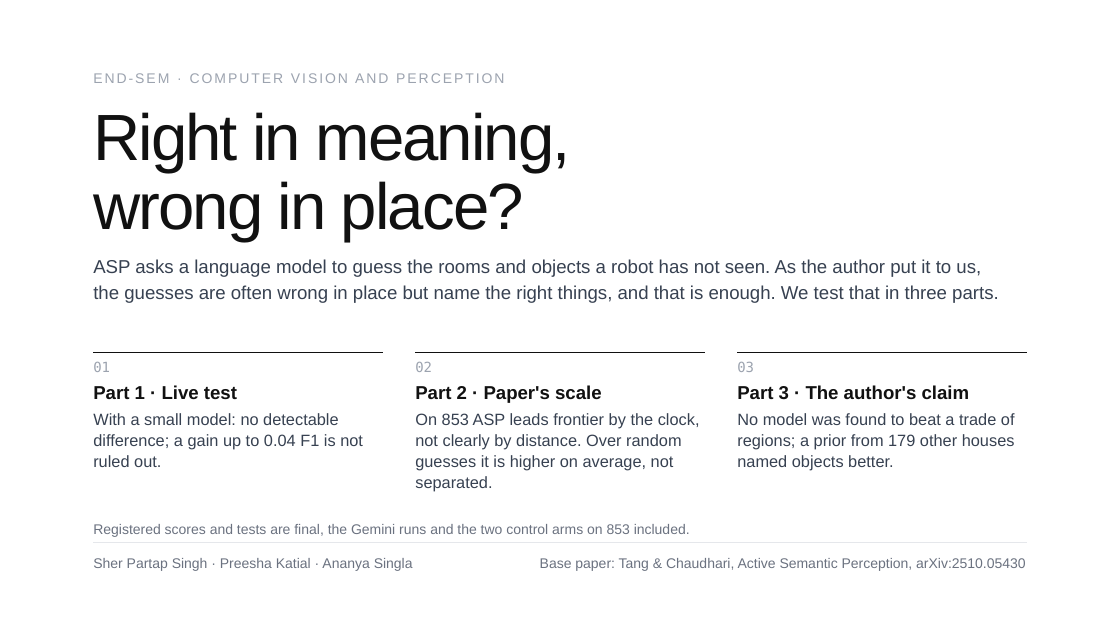
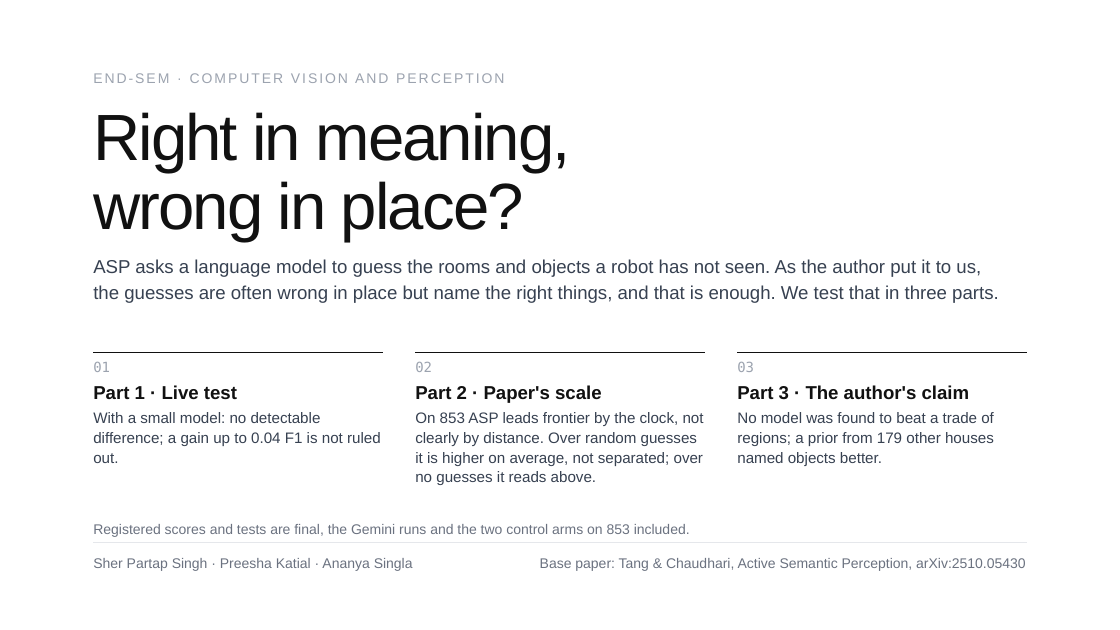
Before and after one commit to Sher110106/validity-aware-active-semantic-exploration, a slide deck: slide 1 of docs/endsem_2026-11/ASP_Endsem.pptx. Drawn at 1120x630 pixels with LibreOffice and Linux fonts; fonts in the diff are those of the drawing. Boxes give left, top, right and bottom in pixels: in the first picture for what was removed or moved away, otherwise in the second. Text is boxed around its words. In the diff, an @@ line names an element or a change of style, - is before the commit and + after.

```diff
--- a/docs/endsem_2026-11/ASP_Endsem.pptx
+++ b/docs/endsem_2026-11/ASP_Endsem.pptx
@@ text "With a small model: no ..." at box(93, 412, 381, 463): size 14 to 13 pt; line spacing 18.2pt to 16.9pt @@
@@ text at box(415, 412, 704, 485): text changed; size 14 to 13 pt @@
-On 853 ASP leads frontier by the clock, not clearly by distance. Over random guesses it is higher on average, not separated.
+On 853 ASP leads frontier by the clock, not clearly by distance. Over random guesses it is higher on average, not separated; over no guesses it reads above.
@@ text "No model was found to ..." at box(737, 412, 994, 466): size 14 to 13 pt; line spacing 18.2pt to 16.9pt @@
```
Also in this commit, not shown: 5 other slides changed, 8 other files.
